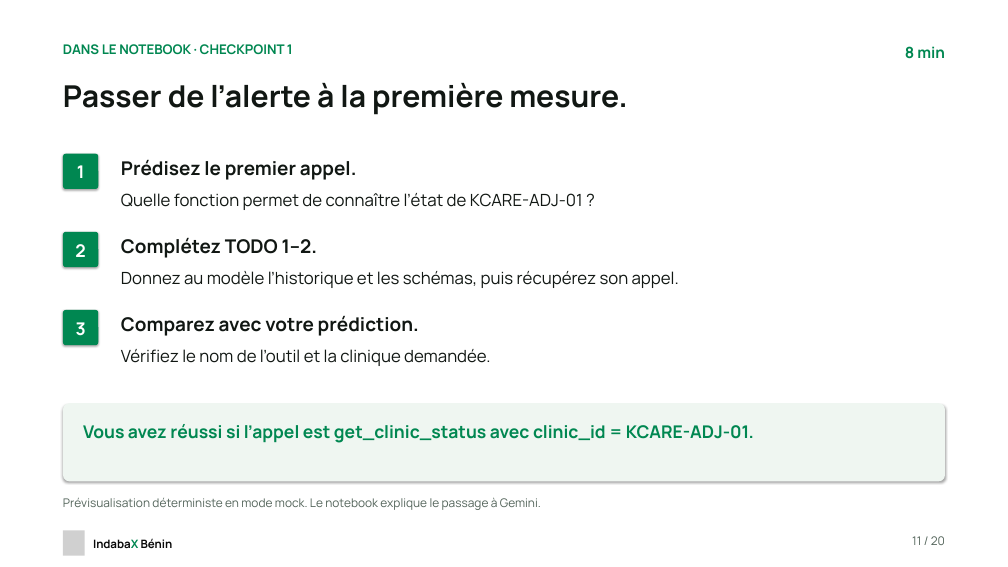
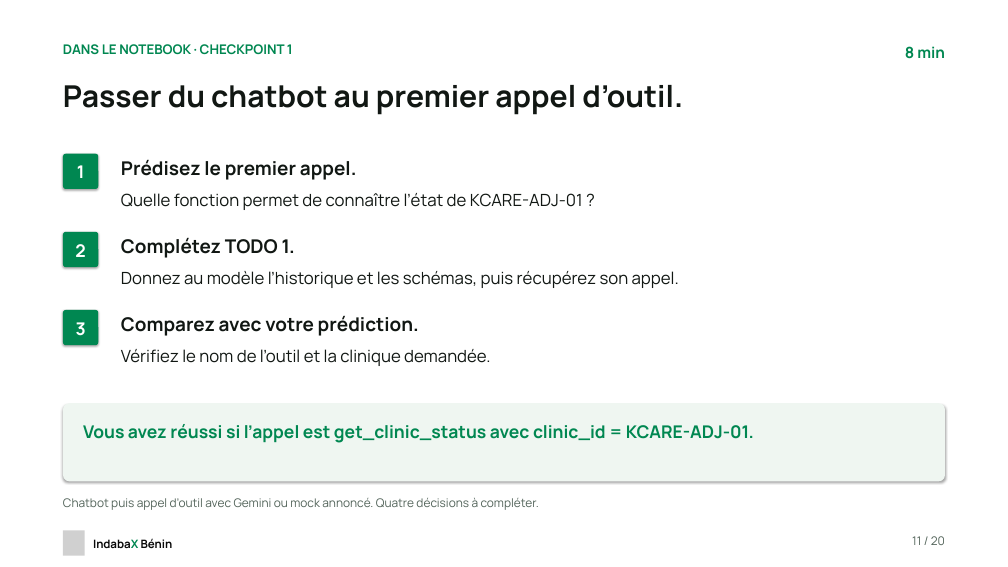
Before and after one commit to chabelbossa/indabax-reliable-ai-agents, a slide deck: slide 11 of slides/indabax-reliable-ai-agents-fr.pptx. Drawn at 1008x567 pixels with LibreOffice and Linux fonts; fonts in the diff are those of the drawing; grey boxes stand for pictures. Boxes give left, top, right and bottom in pixels: in the first picture for what was removed or moved away, otherwise in the second. Text is boxed around its words. In the diff, an @@ line names an element or a change of style, - is before the commit and + after.

Commit message:
feat: make workshop notebook interactions explicit

```diff
--- a/slides/indabax-reliable-ai-agents-fr.pptx
+++ b/slides/indabax-reliable-ai-agents-fr.pptx
@@ text at (63,85,683,115): text changed @@
-Passer de l’alerte à la première mesure.
+Passer du chatbot au premier appel d’outil.
@@ text at (121,238,295,258): text changed @@
-Complétez TODO 1–2.
+Complétez TODO 1.
@@ text at (63,498,539,510): text changed @@
-Prévisualisation déterministe en mode mock. Le notebook explique le passage à Gemini.
+Chatbot puis appel d’outil avec Gemini ou mock annoncé. Quatre décisions à compléter.
```
Also in this commit, not shown: 3 other slides changed, 18 other files.
